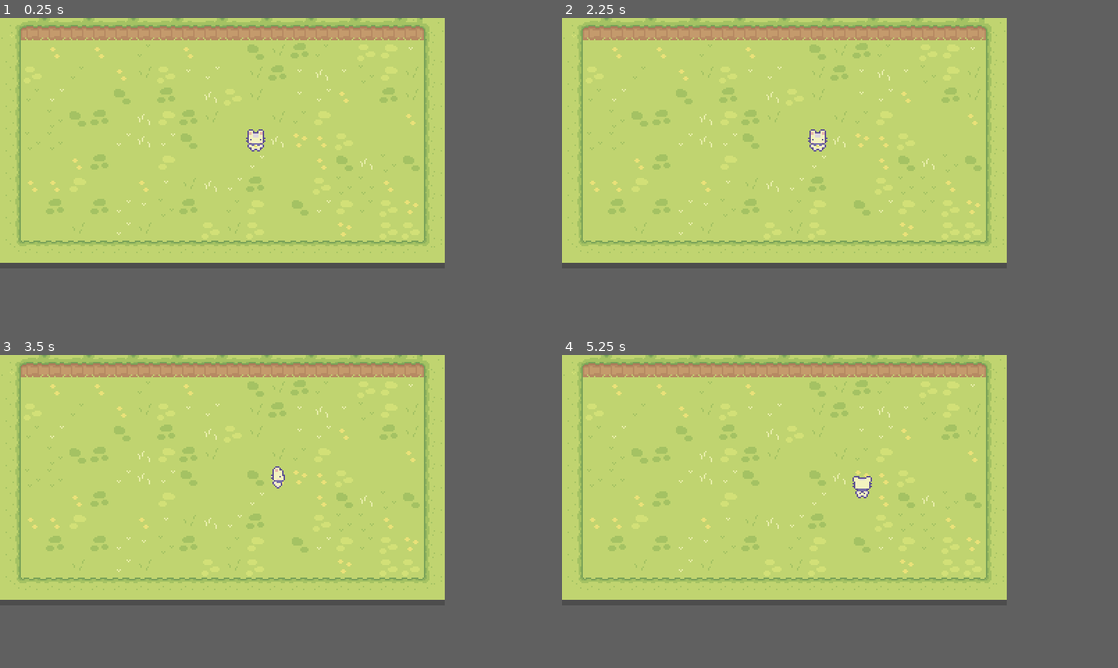
Above: before the commit, frames 1-4 (two rows, left to right).
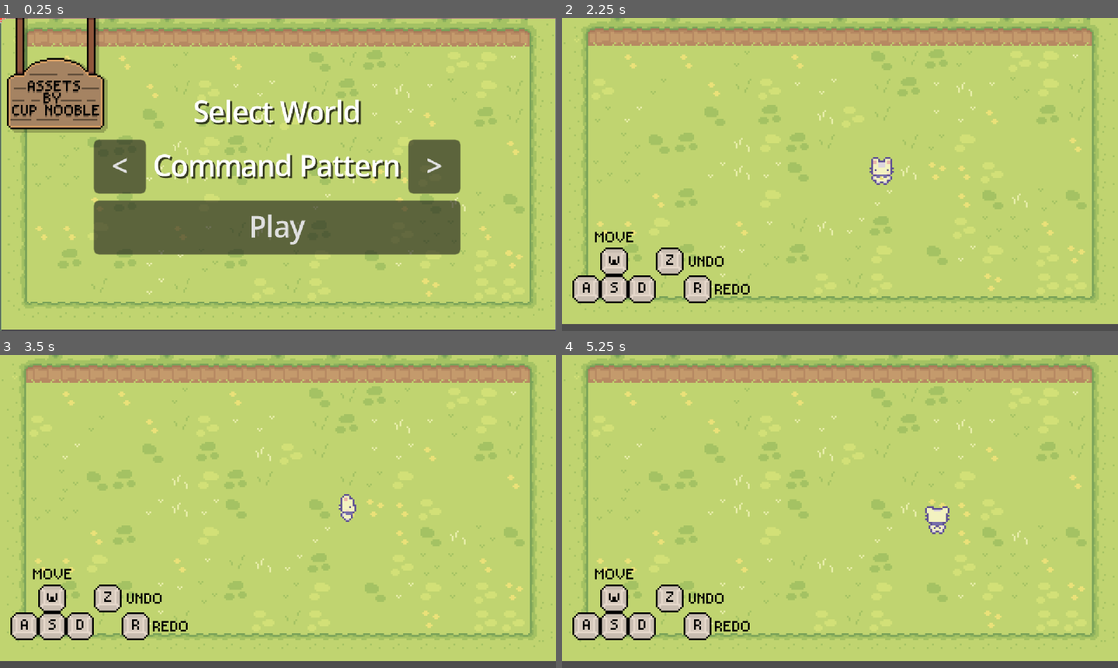
Above: after the commit, the same moments.

Repository: PawnxPawn/GameDesignPatternsPractice
Game: Godot game, scene res://Globals/Main/Main.tscn
Two runs of this game, one before a commit and one after it. Both use one fixed random seed, a clock stepped at 60 frames per second and the inputs below.
Inputs (mouse positions are in pixels of both pictures, inside the frame that each line leads up to):
- Up to frame 1 (0.25 s): no input
- Up to frame 2 (2.25 s): click (656, 136) at 0.5 s, where only the run after the commit has a clickable "<"; click (906, 136) at 1.25 s, where only the run after the commit has a clickable ">"; click (784, 187) at 2 s, where only the run after the commit has a clickable "Play"
- Up to frame 3 (3.5 s): tap Enter at 2.75 s; hold D (WalkRight) from 2.78 s (still down); tap R (Redo) at 2.85 s
- Up to frame 4 (5.25 s): tap Space at 3.5, 5 s; release D (WalkRight) at 3.53 s; hold S (WalkDown) 3.53-4.28 s; tap Z (Undo) at 3.6, 5.1 s; tap Enter at 4.25 s; hold D (WalkRight) 4.28-5.03 s; tap R (Redo) at 4.35 s; hold W (WalkUp) from 5.03 s (still down)
The window is 640x360 before the commit and 800x450 after it. Grey fills any space a smaller window leaves; there, only what the larger window draws over its background counts as a difference.

The runs differ from the first frame. In frame 1, 37% of the frame differs, in the area x 0-100%, y 0-100%; in frame 2, 21%; in frame 3, 21%; in frame 4, 21%.

Commit message:
Main Menu

Diff:
--- a/CommandPattern/Globals/Main/Main.gd
+++ b/CommandPattern/Globals/Main/Main.gd
@@ -1,6 +1,9 @@
 extends Node
 
-
-# Called when the node enters the scene tree for the first time.
-func _ready() -> void:
-	ServiceLocator.instance.scene_service.load_scene("world")
+#TODO:
+#ECS  system
+#Behavior Tree
+#Create UI services
+#Fix UI to work with UI Manager
+#Change Main menu background.
+#Add SFXs
--- a/CommandPattern/Globals/Main/Main.tscn
+++ b/CommandPattern/Globals/Main/Main.tscn
@@ -3,6 +3,7 @@
 [ext_resource type="Script" uid="uid://bt21w0ssnxpak" path="res://Globals/Main/Main.gd" id="1_8yt10"]
 [ext_resource type="Script" uid="uid://bytnibuy4e465" path="res://Globals/Main/SceneManager.gd" id="2_ix4qi"]
 [ext_resource type="Script" uid="uid://bxtnqkbkl31gg" path="res://Globals/Services/ServiceLocator.gd" id="2_juqla"]
+[ext_resource type="PackedScene" uid="uid://jqvw2yw5w6h" path="res://Globals/Main/MainMenu.tscn" id="3_menu"]
 
 [node name="Main" type="Node" unique_id=1251562660]
 script = ExtResource("1_8yt10")
@@ -15,3 +16,5 @@
 script = ExtResource("2_ix4qi")
 
 [node name="UIManager" type="Node" parent="." unique_id=1475841422]
+
+[node name="MainMenu" parent="UIManager" unique_id=607972112 instance=ExtResource("3_menu")]
--- /dev/null
+++ b/CommandPattern/Globals/Main/MainMenu.gd
@@ -0,0 +1,36 @@
+extends CanvasLayer
+
+var _scene_names: Array[StringName] = []
+var _current_index: int = 0
+
+@onready var _label: Label = %Label
+@onready var _left_button: Button = %LeftButton
+@onready var _right_button: Button = %RightButton
+@onready var _play_button: Button = %PlayButton
+
+
+func _ready() -> void:
+	_scene_names = ServiceLocator.instance.scene_service.get_scene_names()
+	_left_button.pressed.connect(_on_left)
+	_right_button.pressed.connect(_on_right)
+	_play_button.pressed.connect(_on_play)
+	_update_label()
+
+
+func _on_left() -> void:
+	_current_index = wrapi(_current_index - 1, 0, _scene_names.size())
+	_update_label()
+
+
+func _on_right() -> void:
+	_current_index = wrapi(_current_index + 1, 0, _scene_names.size())
+	_update_label()
+
+
+func _on_play() -> void:
+	ServiceLocator.instance.scene_service.load_scene(_scene_names[_current_index])
+	hide()
+
+
+func _update_label() -> void:
+	_label.text = str(_scene_names[_current_index])
--- /dev/null
+++ b/CommandPattern/Globals/Main/MainMenu.tscn
@@ -0,0 +1,87 @@
+[gd_scene format=3 uid="uid://jqvw2yw5w6h"]
+
+[ext_resource type="Script" uid="uid://crurahvaeg014" path="res://Globals/Main/MainMenu.gd" id="1_menu"]
+[ext_resource type="Texture2D" uid="uid://dv0l4snb65tod" path="res://Assets/Field.png" id="2_jcub0"]
+[ext_resource type="Texture2D" uid="uid://c7nlrvqq4vdln" path="res://Assets/AssetsSign.png" id="2_utvl0"]
+
+[node name="MainMenu" type="CanvasLayer" unique_id=1044427270]
+script = ExtResource("1_menu")
+
+[node name="ColorRect" type="ColorRect" parent="." unique_id=1069395072]
+anchors_preset = 15
+anchor_right = 1.0
+anchor_bottom = 1.0
+grow_horizontal = 2
+grow_vertical = 2
+size_flags_horizontal = 3
+size_flags_vertical = 3
+color = Color(0, 0, 0, 1)
+
+[node name="TextureRect2" type="TextureRect" parent="." unique_id=25924026]
+anchors_preset = 15
+anchor_right = 1.0
+anchor_bottom = 1.0
+grow_horizontal = 2
+grow_vertical = 2
+texture = ExtResource("2_jcub0")
+expand_mode = 2
+
+[node name="CenterContainer" type="CenterContainer" parent="." unique_id=1526494371]
+anchors_preset = 15
+anchor_right = 1.0
+anchor_bottom = 1.0
+grow_horizontal = 2
+grow_vertical = 2
+
+[node name="VBoxContainer" type="VBoxContainer" parent="CenterContainer" unique_id=1310595300]
+custom_minimum_size = Vector2(200, 0)
+layout_mode = 2
+alignment = 1
+
+[node name="Title" type="Label" parent="CenterContainer/VBoxContainer" unique_id=1498330436]
+layout_mode = 2
+theme_override_colors/font_shadow_color = Color(0, 0, 0, 0.47058824)
+text = "Select World"
+horizontal_alignment = 1
+
+[node name="HBoxContainer" type="HBoxContainer" parent="CenterContainer/VBoxContainer" unique_id=1974463005]
+layout_mode = 2
+alignment = 1
+
+[node name="LeftButton" type="Button" parent="CenterContainer/VBoxContainer/HBoxContainer" unique_id=1]
+unique_name_in_owner = true
+custom_minimum_size = Vector2(30, 0)
+layout_mode = 2
+text = "<"
+
+[node name="Label" type="Label" parent="CenterContainer/VBoxContainer/HBoxContainer" unique_id=2]
+unique_name_in_owner = true
+custom_minimum_size = Vector2(120, 0)
+layout_mode = 2
+theme_override_colors/font_shadow_color = Color(0, 0, 0, 0.47058824)
+text = "Scene"
+horizontal_alignment = 1
+
+[node name="RightButton" type="Button" parent="CenterContainer/VBoxContainer/HBoxContainer" unique_id=3]
+unique_name_in_owner = true
+custom_minimum_size = Vector2(30, 0)
+layout_mode = 2
+text = ">"
+
+[node name="PlayButton" type="Button" parent="CenterContainer/VBoxContainer" unique_id=4]
+unique_name_in_owner = true
+layout_mode = 2
+text = "Play"
+
+[node name="TextureRect3" type="TextureRect" parent="." unique_id=1427403062]
+modulate = Color(0, 0, 0, 0.22745098)
+offset_left = 2.0
+offset_top = -1.0
+offset_right = 66.0
+offset_bottom = 67.0
+texture = ExtResource("2_utvl0")
+
+[node name="TextureRect" type="TextureRect" parent="." unique_id=627868877]
+offset_right = 40.0
+offset_bottom = 40.0
+texture = ExtResource("2_utvl0")
--- a/CommandPattern/Globals/Services/SceneService/SceneService.gd
+++ b/CommandPattern/Globals/Services/SceneService/SceneService.gd
@@ -2,8 +2,7 @@
 
 var _scene_manager: SceneManager
 var _scenes: Dictionary[StringName, StringName] = {
-	"main_menu": "",
-	"world": "uid://cknaim5sog1mm",
+	"Command Pattern": "uid://cknaim5sog1mm",
 }
 var _current_scene: Node = null
 
@@ -12,6 +11,14 @@
 
 func unregister_scene_manager() -> void:
 	_scene_manager = null
+
+func get_scene_names() -> Array[StringName]:
+	var names: Array[StringName] = []
+	for key in _scenes:
+		if _scenes[key] != "":
+			names.append(key)
+	return names
+
 
 func load_scene(scene_name:StringName) -> void:
 	if not _scene_manager:
--- a/CommandPattern/Levels/World.tscn
+++ b/CommandPattern/Levels/CPWorld.tscn
@@ -1,13 +1,14 @@
 [gd_scene format=4 uid="uid://cknaim5sog1mm"]
 
-[ext_resource type="Texture2D" uid="uid://d37hsuk28fpa2" path="res://Assets/Tilesets/Grass.png" id="1_hmvop"]
-[ext_resource type="Texture2D" uid="uid://4yi2umppymvm" path="res://Assets/Tilesets/Hills.png" id="2_j5go0"]
-[ext_resource type="Script" uid="uid://bbd8ri8acxeg6" path="res://Levels/GroundLayer.gd" id="3_j5go0"]
-[ext_resource type="PackedScene" uid="uid://b04yt0rwfckym" path="res://Player/Player.tscn" id="3_m3j4o"]
+[ext_resource type="Texture2D" uid="uid://d37hsuk28fpa2" path="res://Assets/Tilesets/Grass.png" id="1_ms82p"]
+[ext_resource type="Texture2D" uid="uid://4yi2umppymvm" path="res://Assets/Tilesets/Hills.png" id="2_3ko5j"]
+[ext_resource type="Script" uid="uid://bbd8ri8acxeg6" path="res://Levels/GroundLayer.gd" id="3_67y4t"]
+[ext_resource type="PackedScene" uid="uid://b04yt0rwfckym" path="res://Player/Player.tscn" id="4_2prg5"]
+[ext_resource type="Texture2D" uid="uid://dik506ckpqygb" path="res://Assets/keyboard-Controls.png" id="5_3ko5j"]
 
 [sub_resource type="TileSetAtlasSource" id="TileSetAtlasSource_53g8k"]
 resource_name = "Grass"
-texture = ExtResource("1_hmvop")
+texture = ExtResource("1_ms82p")
 0:0/0 = 0
 0:0/0/terrain_set = 0
 0:0/0/terrain = 0
@@ -691,12 +692,12 @@
 sources/0 = SubResource("TileSetAtlasSource_53g8k")
 sources/1 = SubResource("TileSetAtlasSource_v72nc")
 
-[node name="World" type="Node2D" unique_id=64262043]
+[node name="CPWorld" type="Node2D" unique_id=64262043]
 
 [node name="GroundLayer" type="TileMapLayer" parent="." unique_id=713585123]
 tile_map_data = PackedByteArray("AAASAAkAAAADAAYAAAASAAgAAAAFAAUAAAASAAcAAAABAAEAAAASAAYAAAADAAUAAAASAAUAAAABAAEAAAASAA …(2512 unchanged characters)…
 tile_set = SubResource("TileSet_iyc8y")
-script = ExtResource("3_j5go0")
+script = ExtResource("3_67y4t")
 
 [node name="GroundWallLayer" type="TileMapLayer" parent="." unique_id=1935479283]
 tile_map_data = PackedByteArray("AAABAAAAAAABAAAAAAACAAAAAAABAAAAAAADAAAAAAABAAAAAAAEAAAAAAABAAAAAAAFAAAAAAABAAAAAAAGAA …(848 unchanged characters)…
@@ -706,5 +707,20 @@
 tile_map_data = PackedByteArray("AAABAAAAAQAFAAMAAAACAAAAAQAGAAMAAAADAAAAAQAFAAMAAAAEAAAAAQAGAAMAAAAFAAAAAQAFAAMAAAAGAA …(848 unchanged characters)…
 tile_set = SubResource("TileSet_iyc8y")
 
-[node name="Player" parent="." unique_id=578660130 instance=ExtResource("3_m3j4o")]
+[node name="Player" parent="." unique_id=578660130 instance=ExtResource("4_2prg5")]
 position = Vector2(184, 88)
+
+[node name="CanvasLayer" type="CanvasLayer" parent="." unique_id=1781670796]
+
+[node name="TextureRect" type="TextureRect" parent="CanvasLayer" unique_id=1094418886]
+anchors_preset = 2
+anchor_top = 1.0
+anchor_bottom = 1.0
+offset_left = 6.222
+offset_top = -64.0
+offset_right = 134.222
+grow_vertical = 0
+pivot_offset = Vector2(0, 0.403)
+size_flags_horizontal = 0
+size_flags_vertical = 8
+texture = ExtResource("5_3ko5j")
--- a/CommandPattern/project.godot
+++ b/CommandPattern/project.godot
@@ -25,12 +25,16 @@
 window/size/viewport_height=180
 window/size/window_width_override=1280
 window/size/window_height_override=720
-window/stretch/mode="viewport"
+window/stretch/mode="canvas_items"
 
 [editor]
 
 naming/scene_name_casing=1
 naming/script_name_casing=1
+
+[gui]
+
+theme/default_font_multichannel_signed_distance_field=true
 
 [input]
 
Binary file added: CommandPattern/Assets/AssetsSign.aseprite
Binary file added: CommandPattern/Assets/AssetsSign.png
Not shown, changed: CommandPattern/Assets/AssetsSign.png.import
Binary file added: CommandPattern/Assets/Field.png
Not shown, changed: CommandPattern/Assets/Field.png.import
Binary file added: CommandPattern/Assets/keyboard-Controls.aseprite
Binary file added: CommandPattern/Assets/keyboard-Controls.png
Not shown, changed: CommandPattern/Assets/keyboard-Controls.png.import
Not shown, added: CommandPattern/Globals/Main/MainMenu.gd.uid
Not shown: 1 places in CommandPattern/Levels/CPWorld.tscn that only renumber resources
Renamed: CommandPattern/Assets/Objects/Basic Furniture.png -> CommandPattern/Objects/Basic Furniture.png
Not shown, added: CommandPattern/Objects/Basic Furniture.png.import
(and 32 more such lines)
